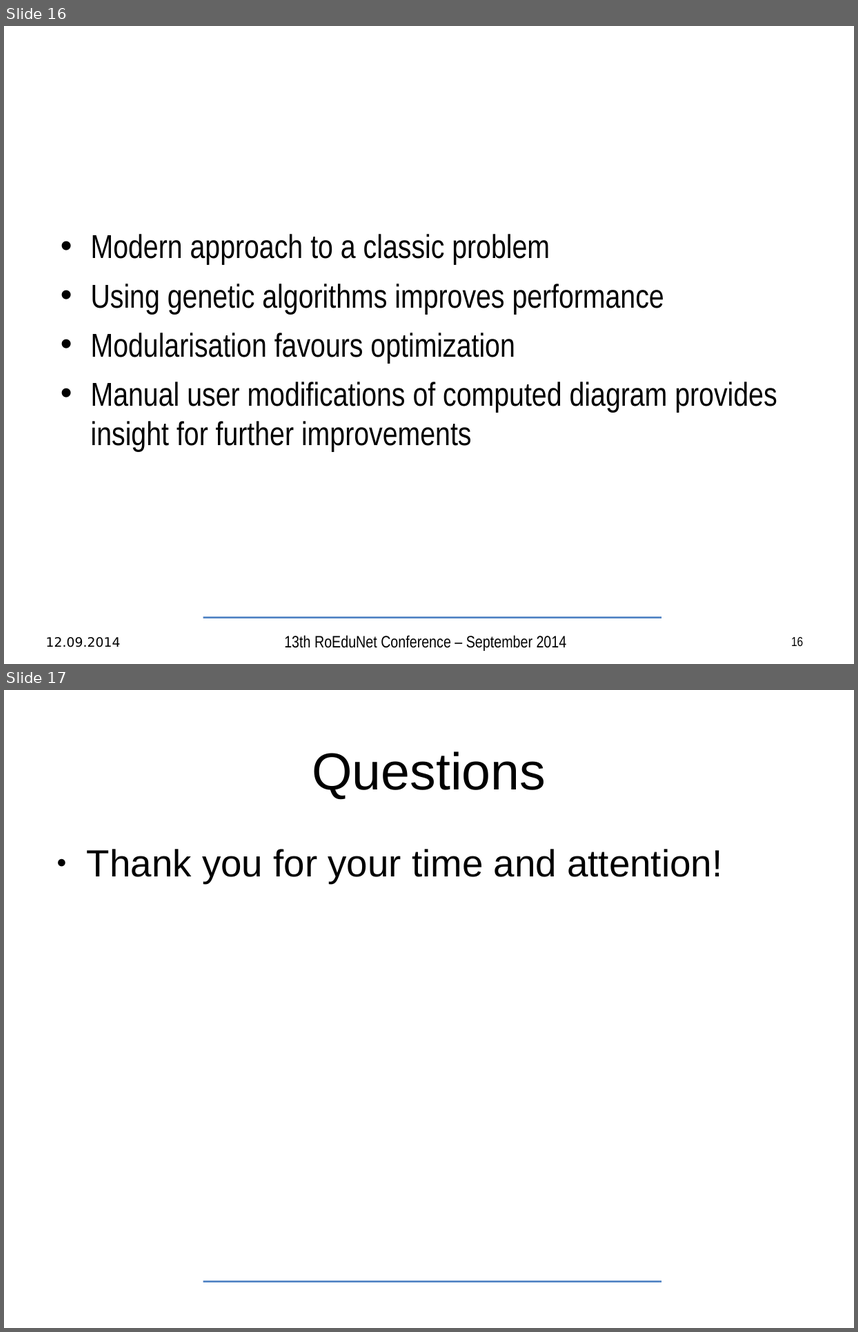
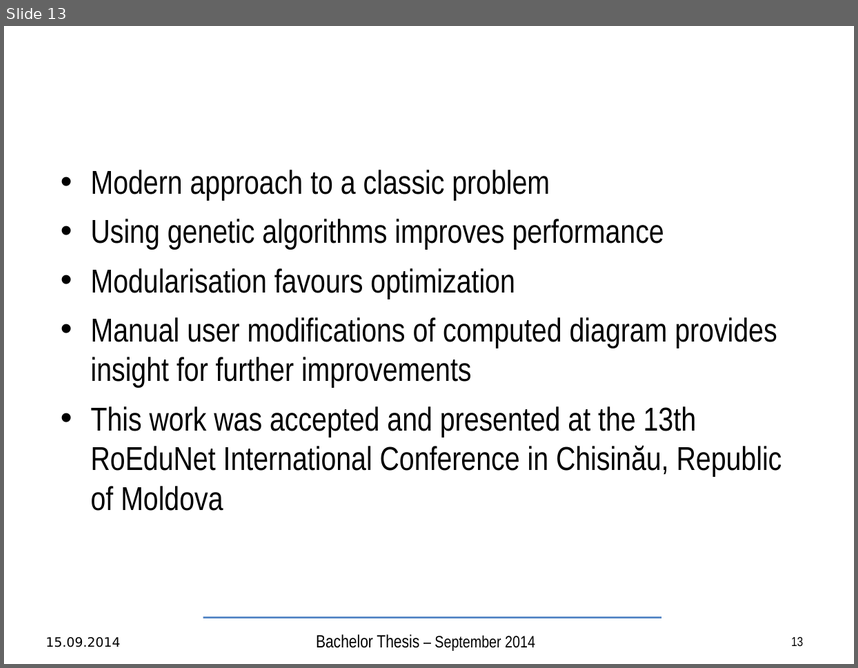
Before and after one commit to TudorVisan/Diploma, a slide deck: andrei.musat/prez/articol/bachelor-slides-en.odp. Shown one above the other, each under a label of ours: slides 16 and 17 before the commit, slide 13 after it. The pictures are 858x1332 and 858x668 pixels, drawn with LibreOffice and Linux fonts; fonts in the diff are those of the drawing; background and template pictures are left out. Boxes give left, top, right and bottom in pixels: in the first picture for what was removed or moved away, otherwise in the second. Text is boxed around its words. In the diff, an @@ line names an element or a change of style, - is before the commit and + after.

```diff
--- a/andrei.musat/prez/articol/bachelor-slides-en.odp
+++ b/andrei.musat/prez/articol/bachelor-slides-en.odp
@@ slide 17 removed at (4, 690, 854, 1328), background #FFFFFF; not listed: 1 template element that a slide beside it also shows @@
@@ title removed at (312, 751, 546, 799) @@
-Questions
@@ text removed at (87, 849, 722, 883) @@
-● Thank you for your time and attention!
@@ what was slide 16 is now slide 13 @@
@@ slide 13 changed as well @@
@@ text at (91, 406, 782, 510): paragraph added @@
+• This work was accepted and presented at the 13th RoEduNet International Conference in Chisinău, Republic of Moldova
@@ text at (46, 637, 121, 647): text changed @@
-12.09.2014
+15.09.2014
@@ text at (316, 634, 535, 650): text changed; size 14 to 15 pt @@
-13th RoEduNet Conference – September 2014
+Bachelor Thesis – September 2014
@@ page number at (791, 637, 803, 646): text changed @@
-16
+13
```
Also in this commit, not shown: 12 other slides changed, 3 other slides removed, 1 other file.
